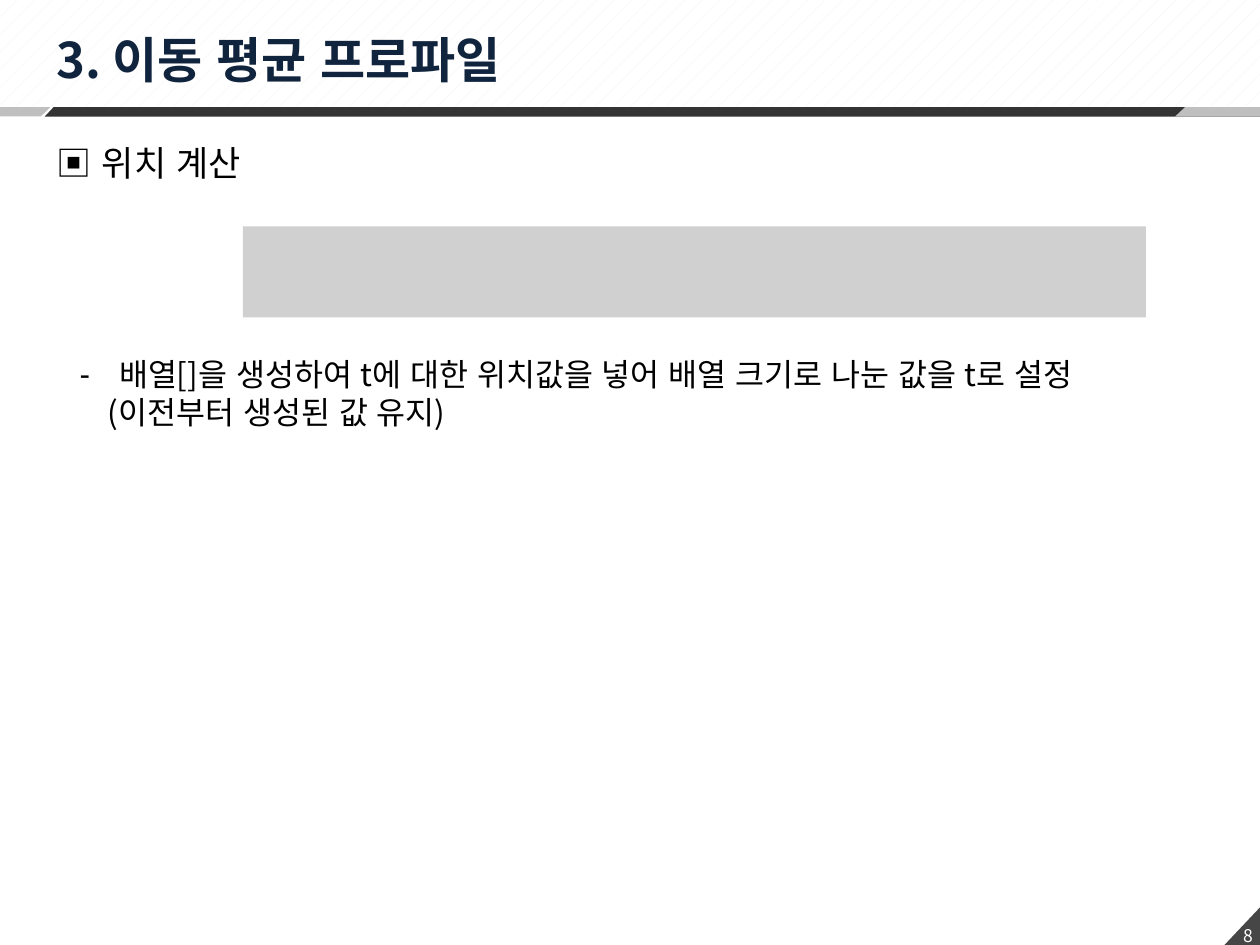
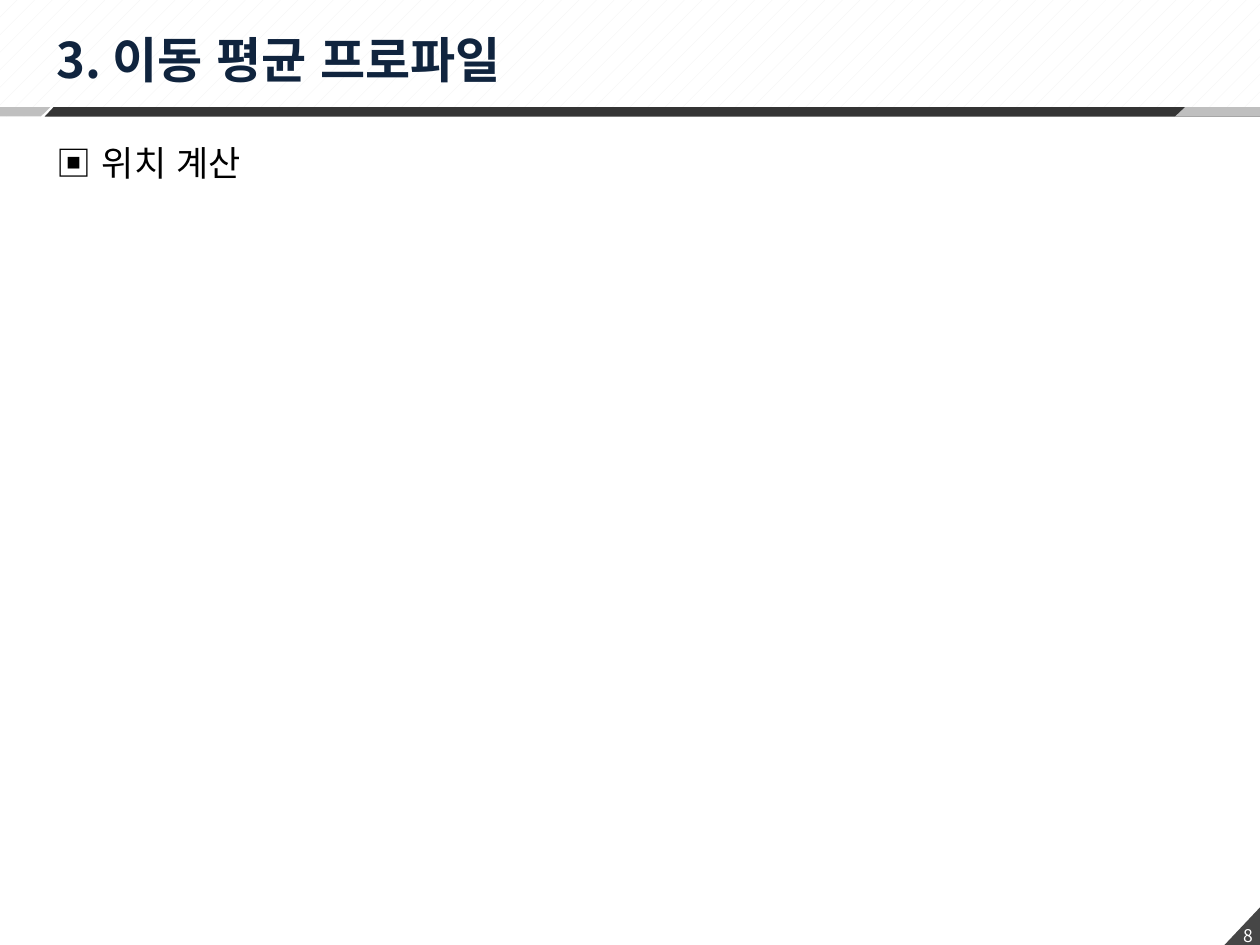
Before and after one commit to changhee-Jung/Hexapod, a slide deck: slide 8 of 02 Scheduler/200414_MotionProfile 정리.pptx. Drawn at 1260x945 pixels with LibreOffice and Linux fonts; fonts in the diff are those of the drawing; grey boxes stand for pictures. Boxes give left, top, right and bottom in pixels: in the first picture for what was removed or moved away, otherwise in the second. Text is boxed around its words. In the diff, an @@ line names an element or a change of style, - is before the commit and + after.

```diff
--- a/02 Scheduler/200414_MotionProfile 정리.pptx
+++ b/02 Scheduler/200414_MotionProfile 정리.pptx
@@ picture removed at (x1=243, y1=227, x2=1147, y2=318) @@
@@ text removed at (x1=108, y1=360, x2=1073, y2=430) @@
-– 배열[]을 생성하여 t에 대한 위치값을 넣어 배열 크기로 나눈 값을 t로 설정
-(이전부터 생성된 값 유지)
```
Also in this commit, not shown: 1 other slide changed, 1 slide added, 1 other file.
